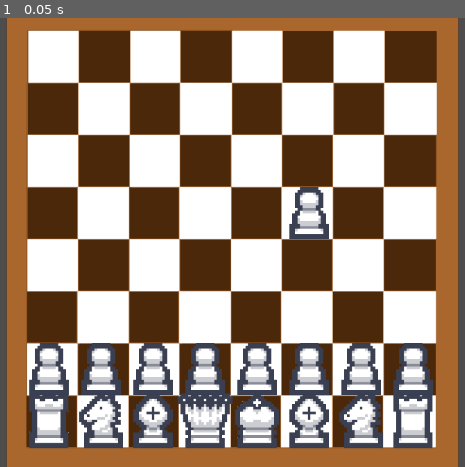
Above: before the commit, frame 1.
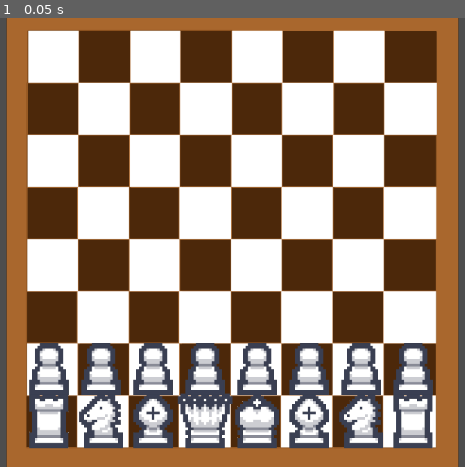
Above: after the commit, the same moment.

Repository: Jacob-Hawksley/Rogue-Pieces
Game: Godot game, scene res://main.tscn
Same seed, same stepped clock (60 frames per second), same inputs: the game is played once before the commit and once after it.
Inputs:
- Up to frame 1 (0.05 s): no input

The runs differ from the first frame. In frame 1, 0.6% of the frame differs, in the area x 62-71%, y 37-50%.

Commit message:
Update main.gd

Diff:
--- a/main.gd
+++ b/main.gd
@@ -103,7 +103,7 @@
 	'e3':null,
 	'e4':null,
 	'e5':null,
-	'e6':'wpawn',
+	'e6':null,
 	'e7':null,
 	'e8':null,
 	'f1':null,
